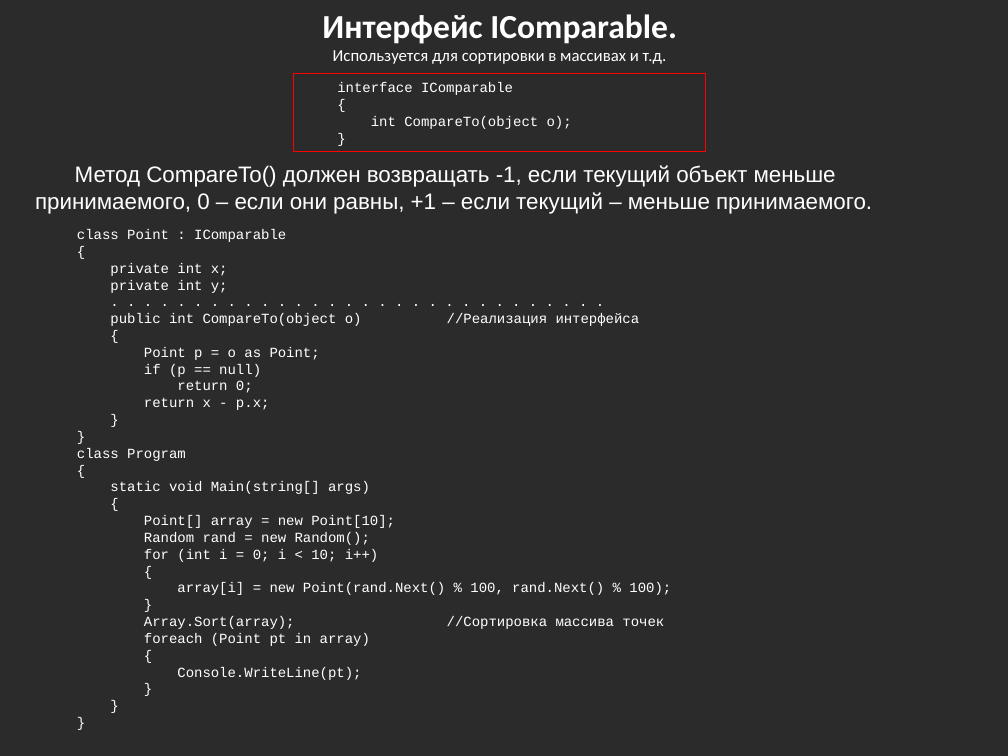
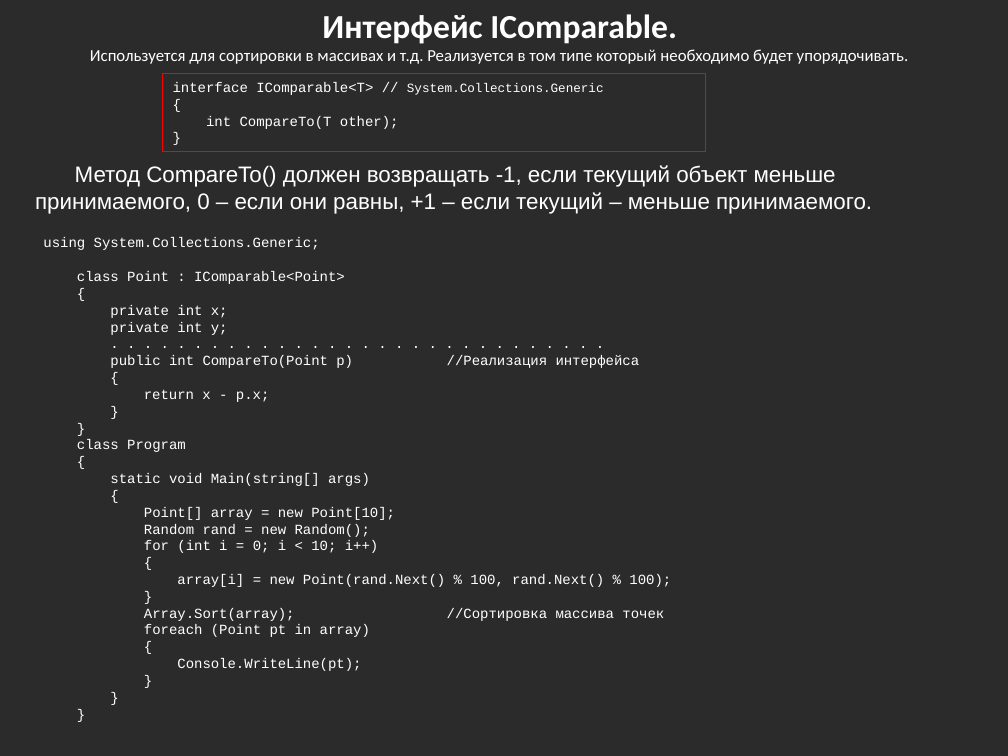
Before and after one commit to bazile/Training, a slide deck: slide 18 of Presentation/lesson-02-oop.pptx. Drawn at 1008x756 pixels with LibreOffice and Linux fonts; fonts in the diff are those of the drawing; background and template pictures are left out; a plain dark background stands for a picture behind light text. Boxes give left, top, right and bottom in pixels: in the first picture for what was removed or moved away, otherwise in the second. Text is boxed around its words. In the diff, an @@ line names an element or a change of style, - is before the commit and + after.

Commit message:
Updated IComparable examples to use generics

```diff
--- a/Presentation/lesson-02-oop.pptx
+++ b/Presentation/lesson-02-oop.pptx
@@ text at box(90, 49, 909, 64): text changed @@
-Используется для сортировки в массивах и т.д.
+Используется для сортировки в массивах и т.д. Реализуется в том типе который необходимо будет упорядочивать.
@@ rectangle "interface IComparable<T> // System.Collections.Generic": place and size @@
-rectangle "interface IComparable<T> // System.Collections.Generic" at box(294, 74, 706, 151)
+rectangle "interface IComparable<T> // System.Collections.Generic" at box(162, 74, 706, 151)
@@ text in rectangle at box(173, 82, 604, 95): text changed; size 10 to 9 pt @@
-interface IComparable
+interface IComparable<T> // System.Collections.Generic
@@ text in rectangle at box(206, 116, 399, 129): text changed @@
-int CompareTo(object o);
+int CompareTo(T other);
@@ text "using System.Collections.Generic;": place and size @@
-text "using System.Collections.Generic;" at box(77, 229, 671, 680)
+text "using System.Collections.Generic;" at box(43, 237, 671, 671)
@@ text at box(43, 237, 345, 284): text changed @@
-class Point : IComparable
+using System.Collections.Generic;
+class Point : IComparable<Point>
@@ text at box(110, 355, 640, 368): text changed @@
-public int CompareTo(object o) //Реализация интерфейса
+public int CompareTo(Point p) //Реализация интерфейса
@@ text at box(144, 347, 320, 393): paragraphs removed @@
-Point p = o as Point;
-if (p == null)
-return 0;
```
Also in this commit, not shown: 1 other slide changed.
